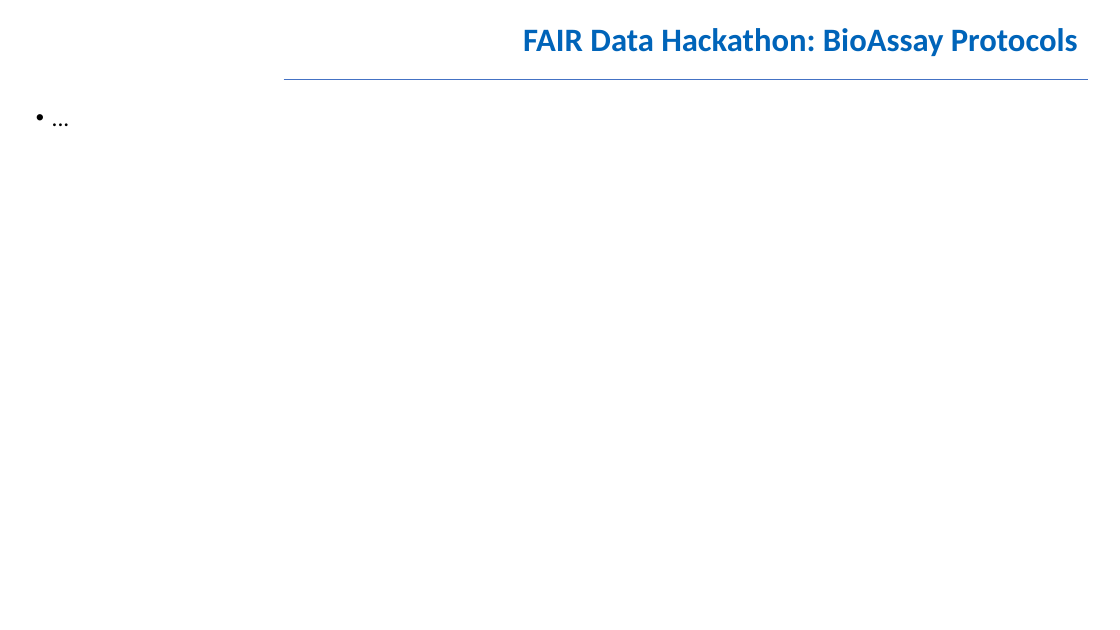
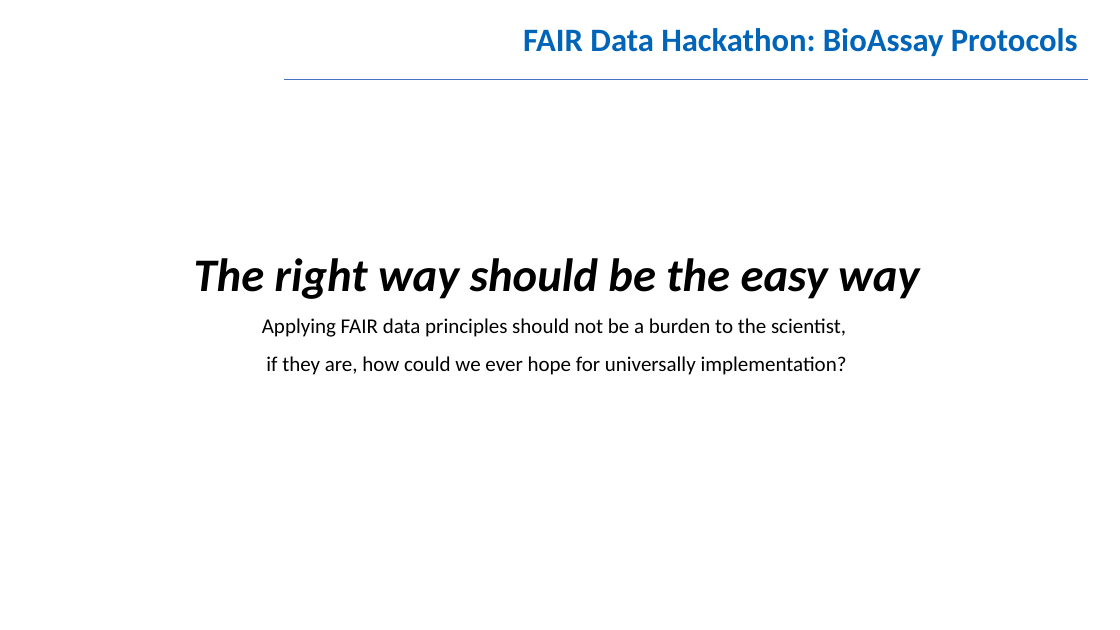
Before and after one commit to NCBI-Hackathons/BioAssay-Express-Applying-FAIR-Principles-to-Bioassay-Protocols, a slide deck: slide 1 of IntroSlides.pptx. Drawn at 1120x630 pixels with LibreOffice and Linux fonts; fonts in the diff are those of the drawing; background and template pictures are left out. Boxes give left, top, right and bottom in pixels: in the first picture for what was removed or moved away, otherwise in the second. Text is boxed around its words. In the diff, an @@ line names an element or a change of style, - is before the commit and + after.

```diff
--- a/IntroSlides.pptx
+++ b/IntroSlides.pptx
@@ text at box(194, 258, 919, 375): text changed; size 20 to 18 pt @@
-• ...
+The right way should be the easy way
+Applying FAIR data principles should not be a burden to the scientist,
+if they are, how could we ever hope for universally implementation?
```
Also in this commit, not shown: 6 other slides changed, 8 other files.
